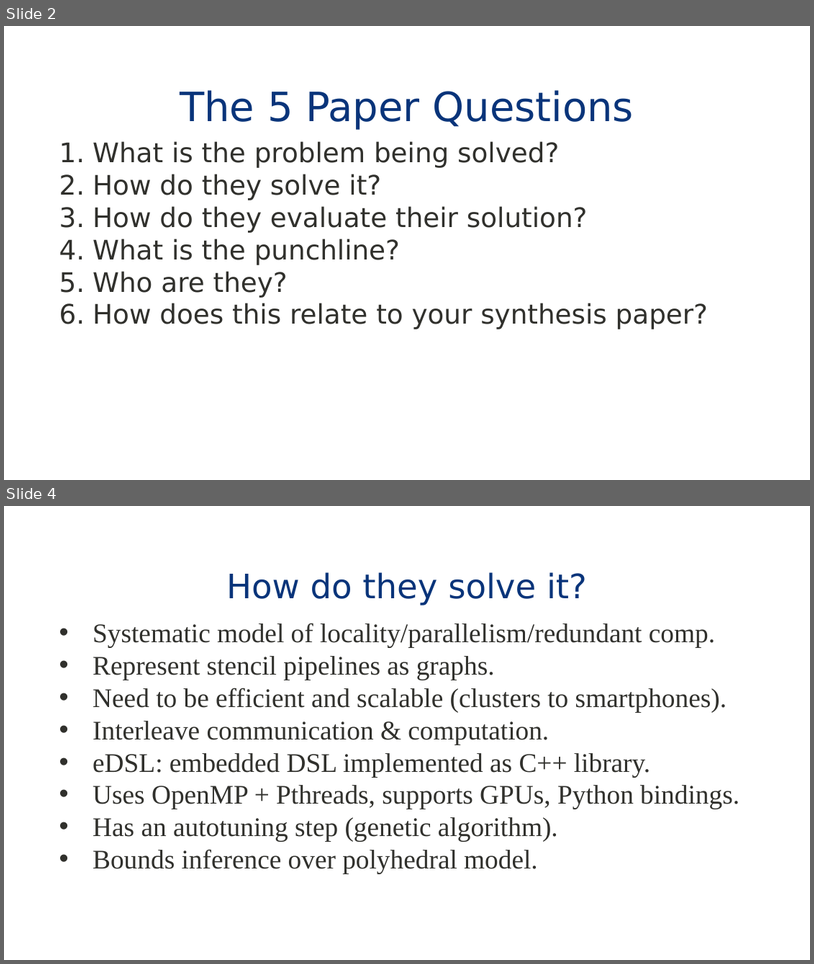
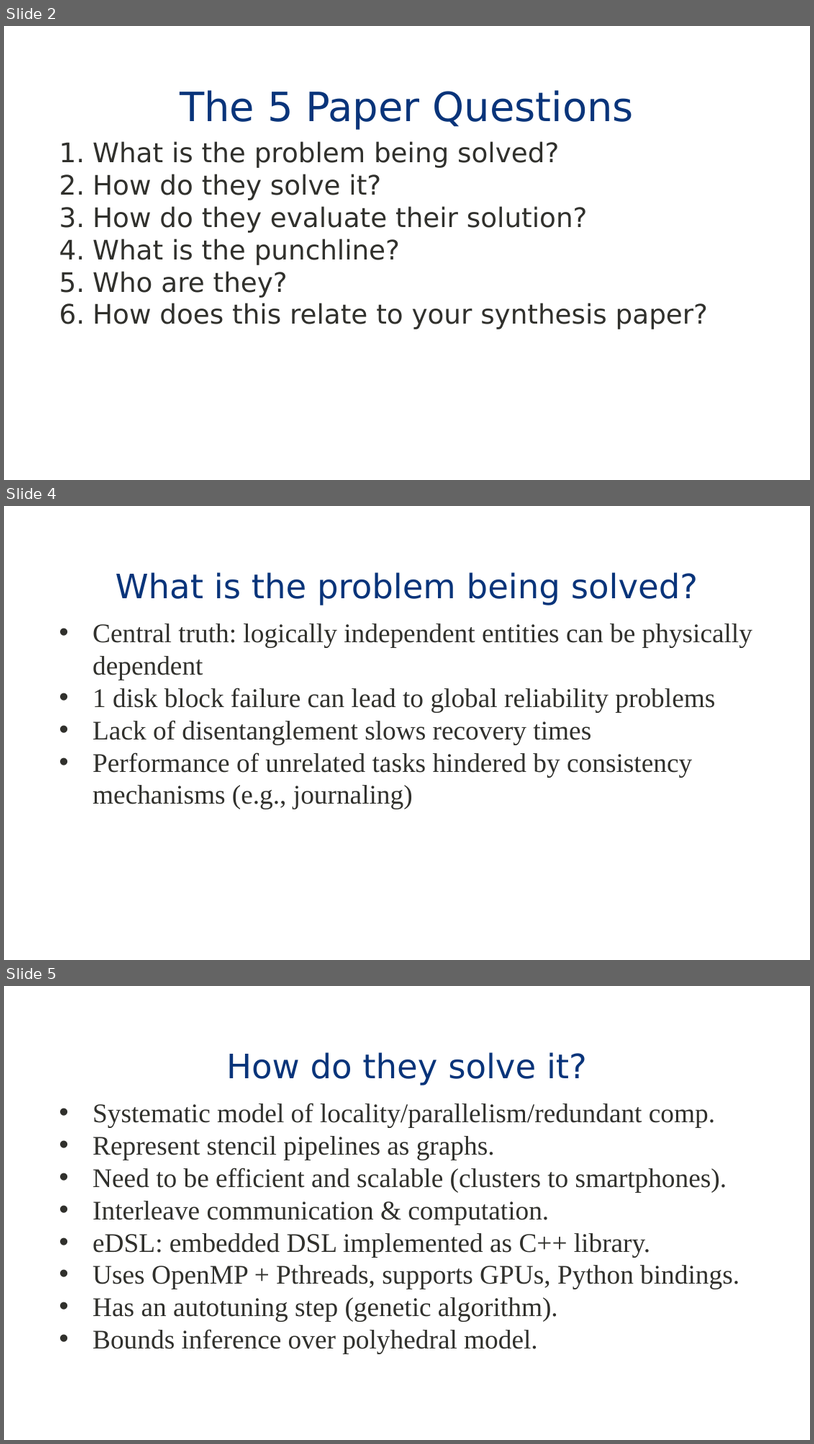
Before and after one commit to eddie-c-davis/cs-advos, a slide deck: presentations/IceFS.pptx. Shown one above the other, each under a label of ours: slides 2 and 4 before the commit, slides 2, 4 and 5 after it; the slides between them are not shown. The pictures are 814x964 and 814x1444 pixels, drawn with LibreOffice and Linux fonts; fonts in the diff are those of the drawing; background and template pictures are left out. Boxes give left, top, right and bottom in pixels: in the first picture for what was removed or moved away, otherwise in the second. Text is boxed around its words. In the diff, an @@ line names an element or a change of style, - is before the commit and + after.

Commit message:
Updated IceFS.

```diff
--- a/presentations/IceFS.pptx
+++ b/presentations/IceFS.pptx
@@ slide 4 added at <box>4,506,810,960</box>, background #FFFFFF; not listed: 1 template element that a slide beside it also shows @@
@@ title added at <box>116,572,698,605</box>, 30 pt, text #09347A @@
+What is the problem being solved?
@@ text added at <box>93,623,753,809</box>, 24 pt, text #30302C @@
+• Central truth: logically independent entities can be physically dependent
+• 1 disk block failure can lead to global reliability problems
+• Lack of disentanglement slows recovery times
+• Performance of unrelated tasks hindered by consistency mechanisms (e.g., journaling)
@@ what was slide 4 is now slide 5 @@
```
Also in this commit, not shown: 1 slide changed.
